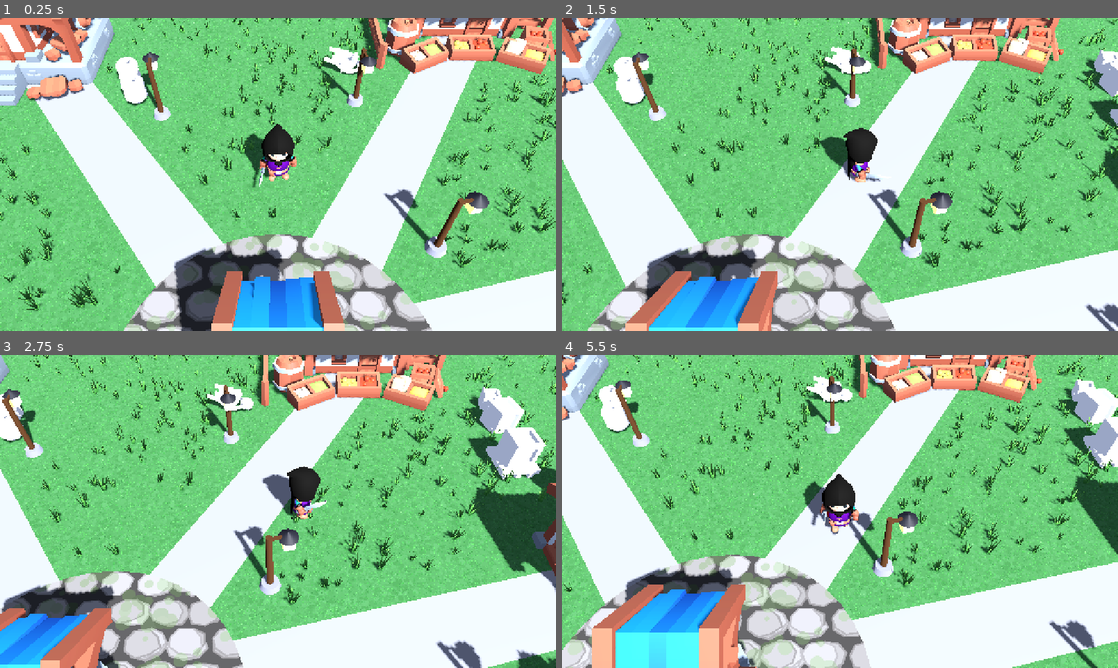
Above: before the commit, frames 1-4 (two rows, left to right).
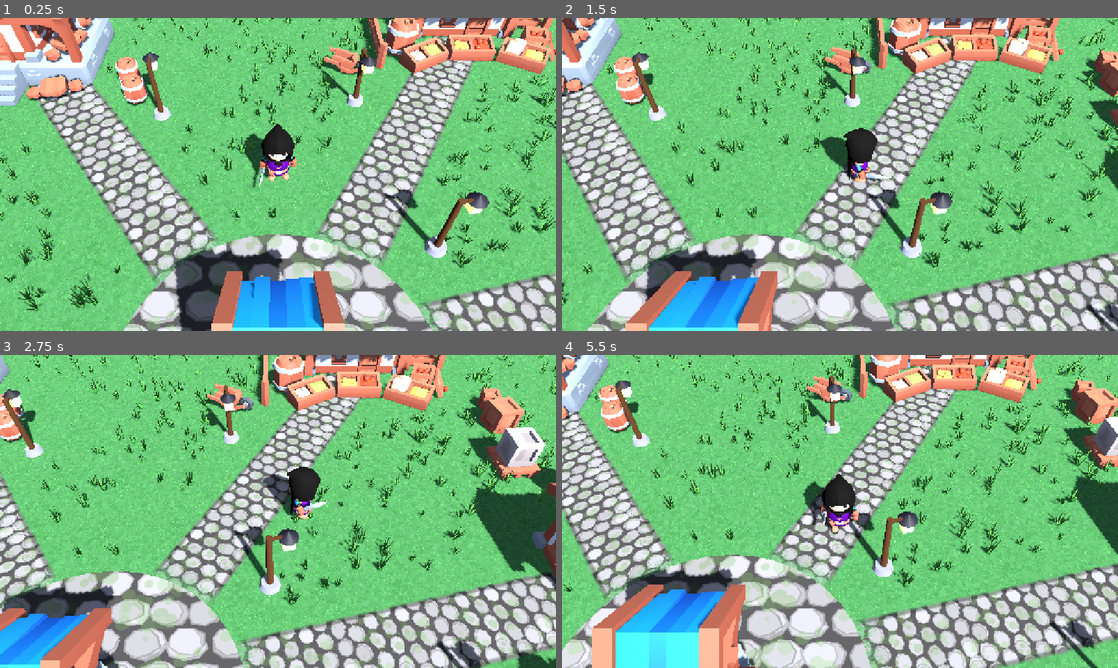
Above: after the commit, the same moments.

Repository: OuterHeavenX/godot-2.5D-rpg
Game: Godot game, scene res://src/world/main.tscn
Two runs of this game, one before a commit and one after it. Both use one fixed random seed, a clock stepped at 60 frames per second and the inputs below.
Inputs (mouse positions are in pixels of both pictures, inside the frame that each line leads up to):
- Up to frame 1 (0.25 s): no input
- Up to frame 2 (1.5 s): move the mouse to (962, 158) at 0.52 s; hold D (move_right) 0.53-1.25 s; click (962, 158) at 0.67 s; drag from (728, 190) to (812, 237) at 1.27 s
- Up to frame 3 (2.75 s): move the mouse to (333, 442) at 2.02 s; hold D (move_right) from 2.03 s (still down)
- Up to frame 4 (5.5 s): release D (move_right) at 2.75 s; drag from (812, 574) to (673, 464) at 2.77 s; move the mouse to (1006, 558) at 3.52 s; hold A (move_left) 3.53-4.25 s; drag from (673, 464) to (756, 433) at 4.27 s; move the mouse to (867, 511) at 5.02 s; hold S (move_down) from 5.03 s (still down); click (867, 511) at 5.17 s

The runs differ from the first frame. In frame 1, 17% of the frame differs, in the area x 4-100%, y 5-100%; in frame 2, 20%; in frame 3, 20%; in frame 4, 22%, in the area x 0-100%, y 2-100%.

Commit message:
Fix prop textures, path shader render mode, mesh-accurate prop collision

Diff:
--- a/src/world/path_edge.gdshader
+++ b/src/world/path_edge.gdshader
@@ -1,5 +1,5 @@
 shader_type spatial;
-render_mode blend_mix, depth_draw_alpha_prepass, cull_disabled;
+render_mode blend_mix, depth_draw_never, cull_disabled;
 // Cobblestone path: darker curb border along the sides and an
 // irregular noisy alpha fade so the edge melts into the grass.
 
--- a/src/world/props.gd
+++ b/src/world/props.gd
@@ -79,20 +79,35 @@
 	inst.scale = Vector3.ONE * s
 	add_child(inst)
 	if bool(spec[4]):
+		# Collision from the real mesh bounds (some KayKit models have
+		# offset origins, e.g. fences snap to hex edges).
+		var waabb := _world_aabb(inst)
+		# Fences are thin; pad slightly so they're reliably solid.
+		var pad := Vector3(0.15, 0.0, 0.15) if "fence" in path else Vector3.ZERO
 		var cs := CollisionShape3D.new()
 		var box := BoxShape3D.new()
-		if "fence" in path:
-			box.size = Vector3(0.3, 1.6, 3.4)
-			cs.rotation.y = inst.rotation.y
-		elif "wheelbarrow" in path:
-			box.size = Vector3(1.0, 0.8, 2.0)
-			cs.rotation.y = inst.rotation.y
+		box.size = waabb.size + pad
+		cs.shape = box
+		cs.position = waabb.get_center()
+		collision_body.add_child(cs)
+
+## Axis-aligned world bounds of every mesh under the instance.
+func _world_aabb(inst: Node3D) -> AABB:
+	var aabb := AABB()
+	var first := true
+	var inv: Transform3D = inst.global_transform.affine_inverse()
+	for node in inst.find_children("*", "MeshInstance3D", true, false):
+		var mi := node as MeshInstance3D
+		if mi == null or mi.mesh == null:
+			continue
+		var local_xf: Transform3D = inv * mi.global_transform
+		var maabb: AABB = local_xf * mi.mesh.get_aabb()
+		if first:
+			aabb = maabb
+			first = false
 		else:
-			var r := 0.55 * s
-			box.size = Vector3(r, r, r)
-		cs.shape = box
-		cs.position = pos + Vector3(0, box.size.y * 0.5, 0)
-		collision_body.add_child(cs)
+			aabb = aabb.merge(maabb)
+	return inst.global_transform * aabb
 
 func _make_lamp_materials() -> void:
 	_wood_mat = StandardMaterial3D.new()
Binary file added: src/world/props/hexagons_medieval.png
Not shown, added: src/world/props/hexagons_medieval.png.import
Not shown, changed: docs/index.html
Not shown, changed: docs/index.pck
